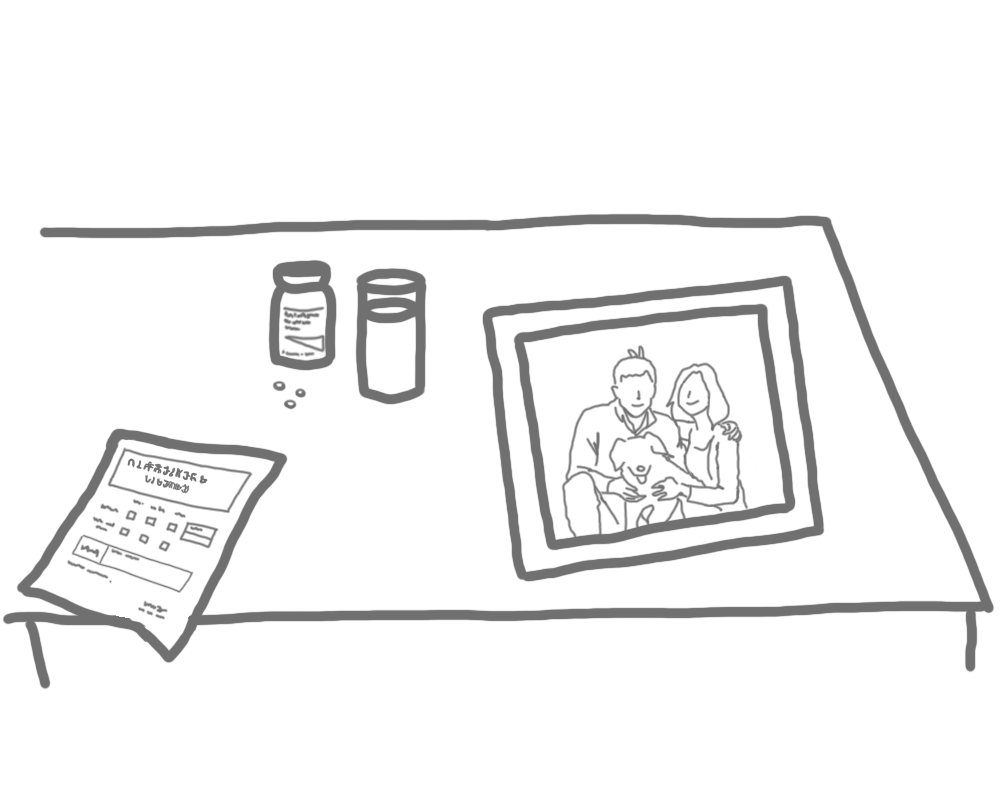
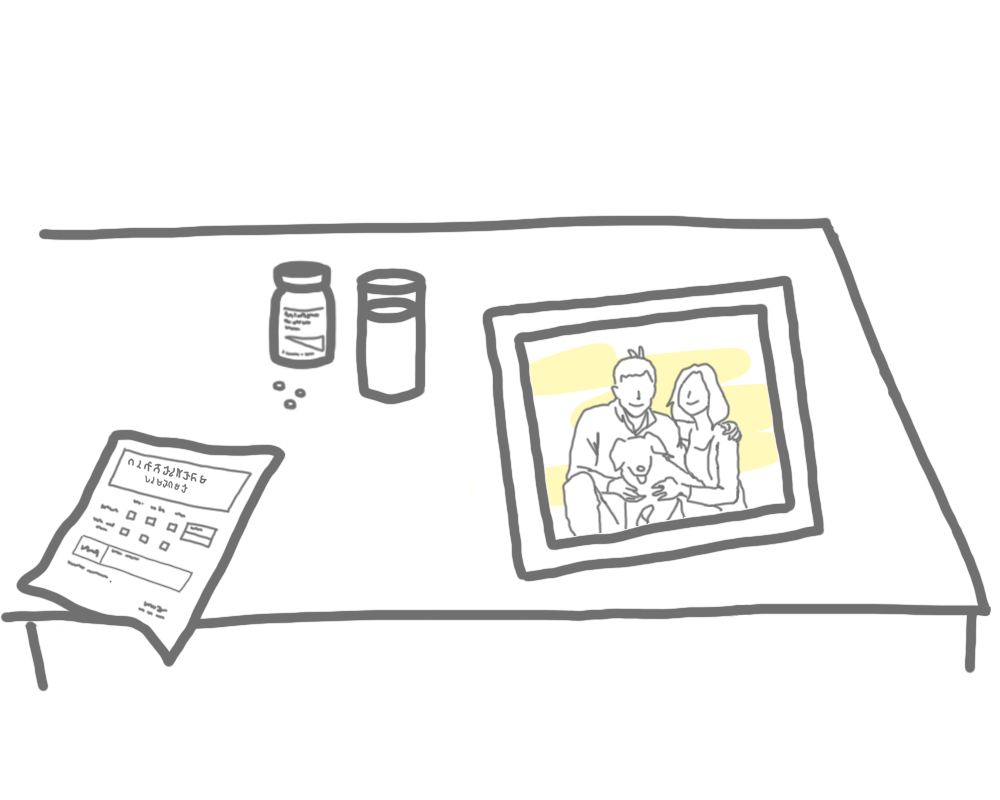
Layered file, before and after one edit (1000 × 800). Changes by layer:
removed layer "report_text'" over box(128, 459, 207, 493)
removed layer "report_text" over box(127, 459, 208, 494)
showed "report'", painted on it over box(15, 429, 286, 668)
hid "report", painted on it over box(16, 428, 288, 668)
painted on "photo'" over box(530, 342, 779, 547)
moved "photo_content" above "photo_content_color", painted on it over box(561, 344, 757, 547)
added layer "photo_content_color" above "photo_background" over box(562, 346, 779, 547)
added layer "photo_background" above "water'" over box(469, 342, 779, 507)
hid "mdc'" over box(268, 259, 337, 411)
showed "mdc" over box(268, 259, 337, 411)
hid "tbl'" over box(2, 213, 995, 690)
showed "tbl", painted on it over box(0, 215, 992, 692)
